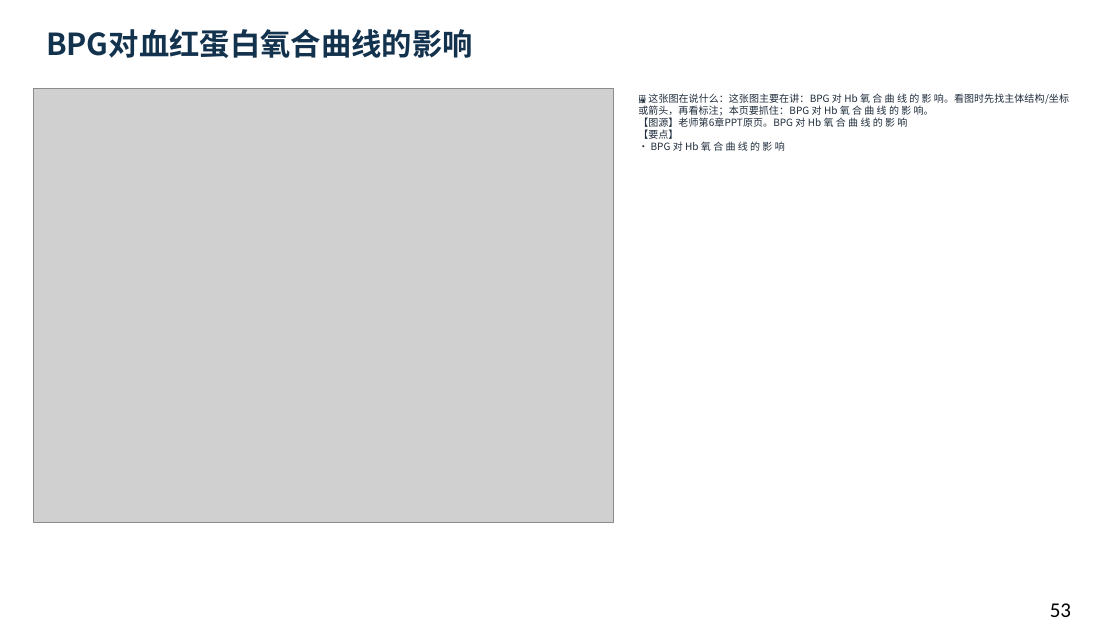
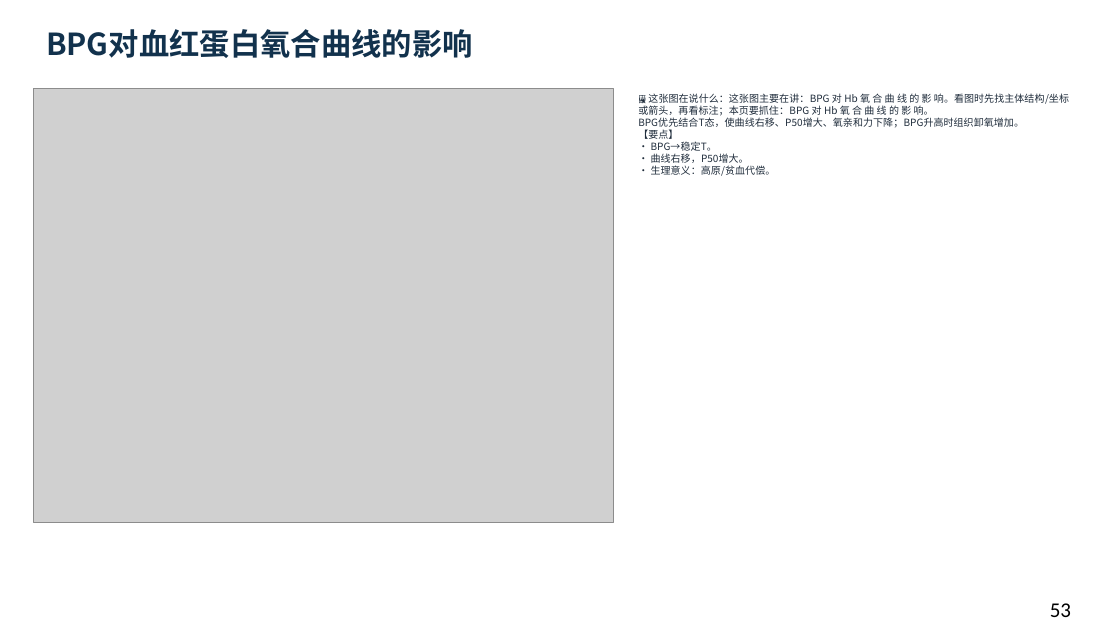
Before and after one commit to newkan-li/Biochemistry, a slide deck: slide 53 of downloads/bc04-ai-style.pptx. Drawn at 1120x630 pixels with LibreOffice and Linux fonts; fonts in the diff are those of the drawing; grey boxes stand for pictures. Boxes give left, top, right and bottom in pixels: in the first picture for what was removed or moved away, otherwise in the second. Text is boxed around its words. In the diff, an @@ line names an element or a change of style, - is before the commit and + after.

```diff
--- a/downloads/bc04-ai-style.pptx
+++ b/downloads/bc04-ai-style.pptx
@@ text at (638,93,1069,176): text changed @@
-🖼 这张图在说什么：这张图主要在讲：BPG 对 Hb 氧 合 曲 线 的 影 响。看图时先找主体结构/坐标或箭头，再看标注；本页要抓住：BPG 对 Hb 氧 合 曲 线 的 影 响。
-【图源】老师第6章PPT原页。BPG 对 Hb 氧 合 曲 线 的 影 响
-【要点】
-• BPG 对 Hb 氧 合 曲 线 的 影 响
+🖼 这张图在说什么：这张图主要在讲：BPG 对 Hb 氧 合 曲 线 的 影 响。看图时先找主体结构/坐标或箭头，再看标注；本页要抓住：BPG 对 Hb 氧 合 曲 线 的 影 响。
+BPG优先结合T态，使曲线右移、P50增大、氧亲和力下降；BPG升高时组织卸氧增加。
+【要点】
+• BPG→稳定T。
+• 曲线右移，P50增大。
+• 生理意义：高原/贫血代偿。
```
Also in this commit, not shown: 16 other slides changed, 6 slides added, 6 other files.
